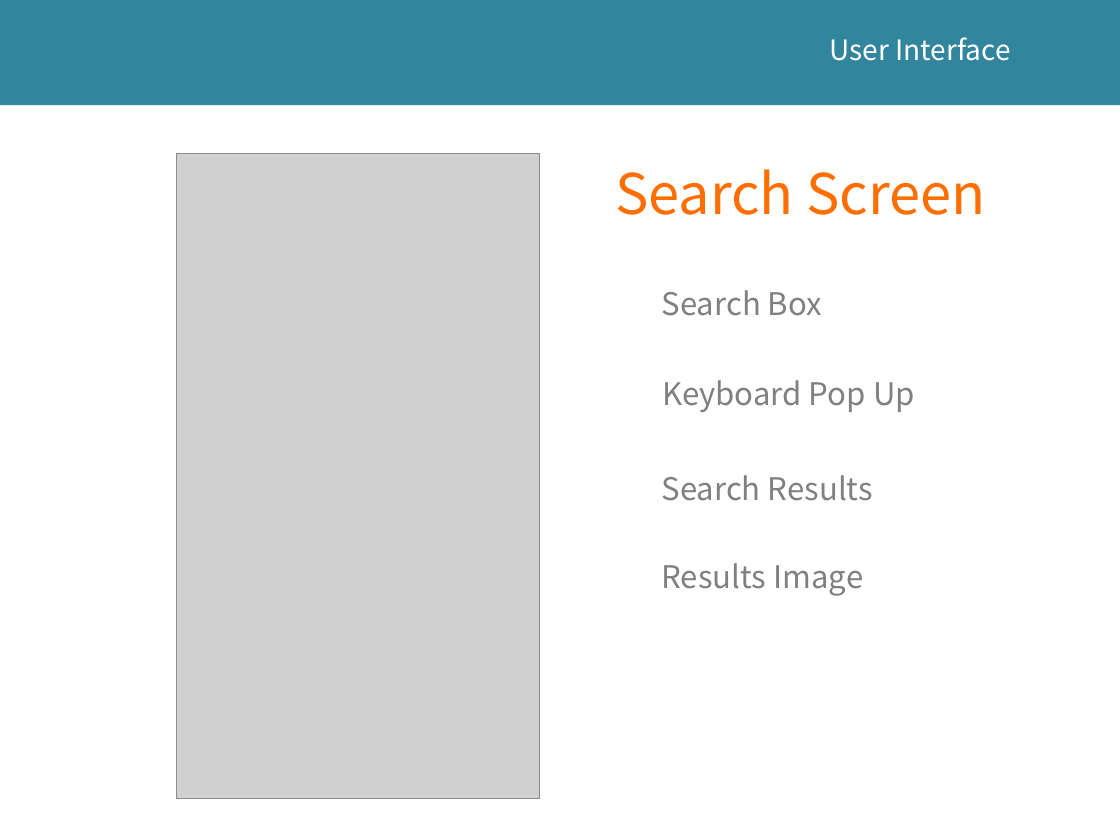
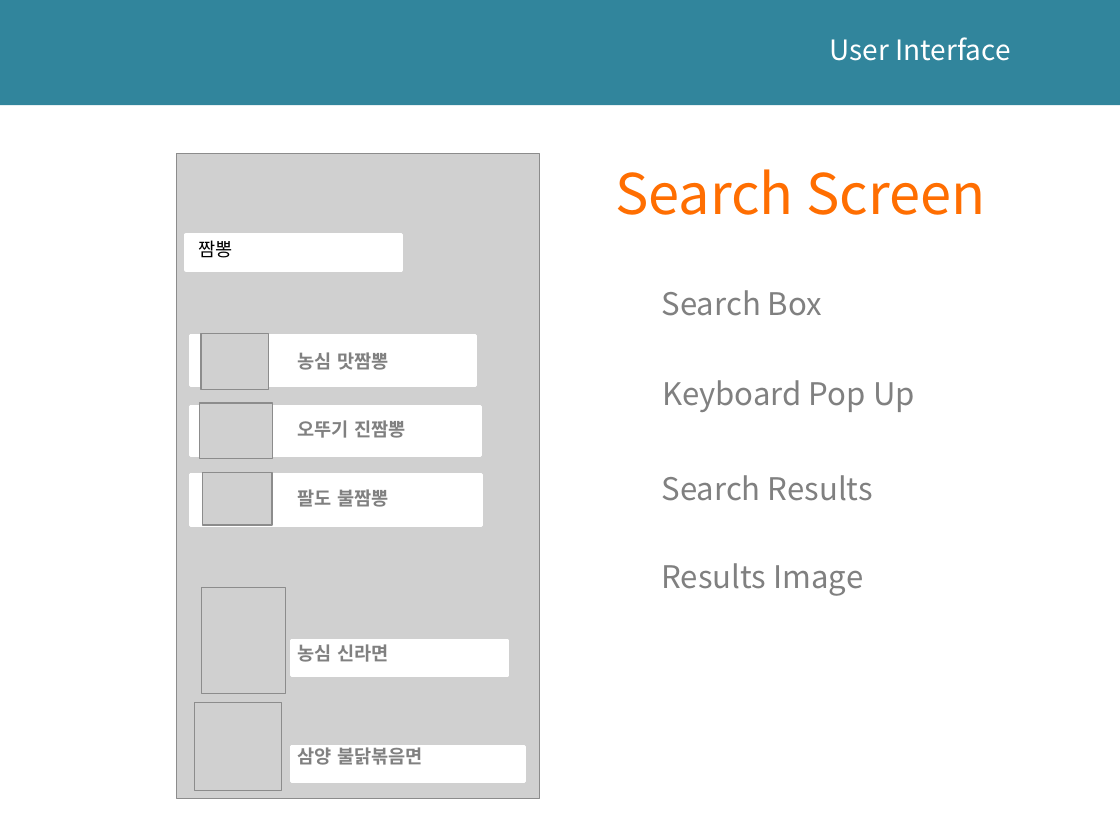
Before and after one commit to inhyuck222/Graduation, a slide deck: slide 12 of Documentations/ui 수정중2.pptx. Drawn at 1120x840 pixels with LibreOffice and Linux fonts; fonts in the diff are those of the drawing; grey boxes stand for pictures. Boxes give left, top, right and bottom in pixels: in the first picture for what was removed or moved away, otherwise in the second. Text is boxed around its words. In the diff, an @@ line names an element or a change of style, - is before the commit and + after.

```diff
--- a/Documentations/ui 수정중2.pptx
+++ b/Documentations/ui 수정중2.pptx
@@ rectangle added at <box>186,235,401,270</box>, fill #FFFFFF, outline #FFFFFF 2 pt @@
@@ text added at <box>199,240,233,258</box>, 12 pt, text #000000 @@
+짬뽕
@@ rectangle added at <box>190,335,476,385</box>, fill #FFFFFF, outline #FFFFFF 2 pt @@
@@ picture added at <box>200,334,269,390</box> @@
@@ text added at <box>298,352,388,370</box>, 12 pt, text #808080, bold @@
+농심 맛짬뽕
@@ rectangle added at <box>190,407,480,456</box>, fill #FFFFFF, outline #FFFFFF 2 pt @@
@@ picture added at <box>199,403,272,459</box> @@
@@ text added at <box>298,420,405,438</box>, 12 pt, text #808080, bold @@
+오뚜기 진짬뽕
@@ rectangle added at <box>190,475,482,525</box>, fill #FFFFFF, outline #FFFFFF 2 pt @@
@@ picture added at <box>203,473,272,525</box> @@
@@ text added at <box>298,489,388,507</box>, 12 pt, text #808080, bold @@
+팔도 불짬뽕
@@ picture added at <box>202,588,286,693</box> @@
@@ rectangle added at <box>292,641,507,675</box>, fill #FFFFFF, outline #FFFFFF 2 pt @@
@@ text added at <box>298,644,388,662</box>, 12 pt, text #808080, bold @@
+농심 신라면
@@ picture added at <box>194,702,281,791</box> @@
@@ rectangle added at <box>292,746,525,781</box>, fill #FFFFFF, outline #FFFFFF 2 pt @@
@@ text added at <box>298,747,423,765</box>, 12 pt, text #808080, bold @@
+삼양 불닭볶음면
```
Also in this commit, not shown: 1 other slide changed.
